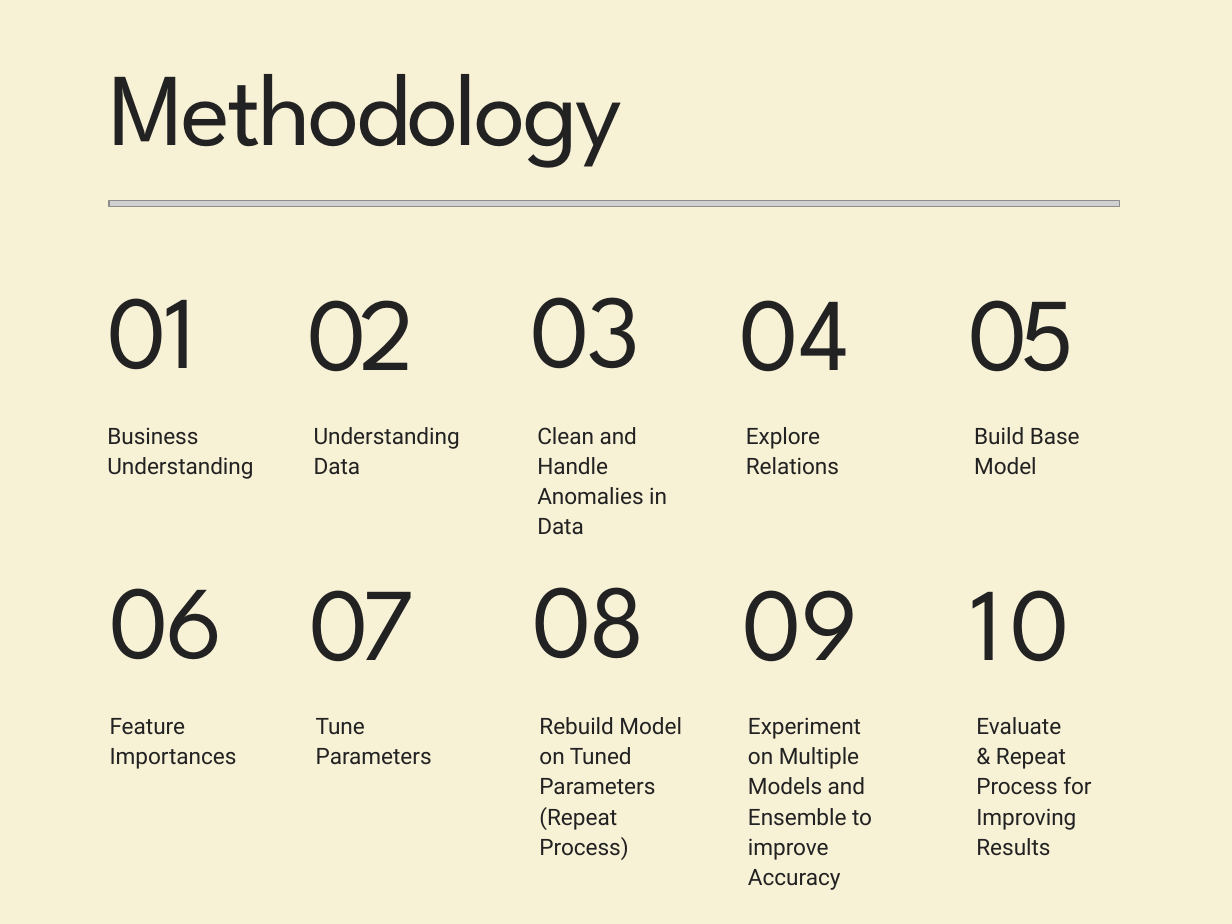
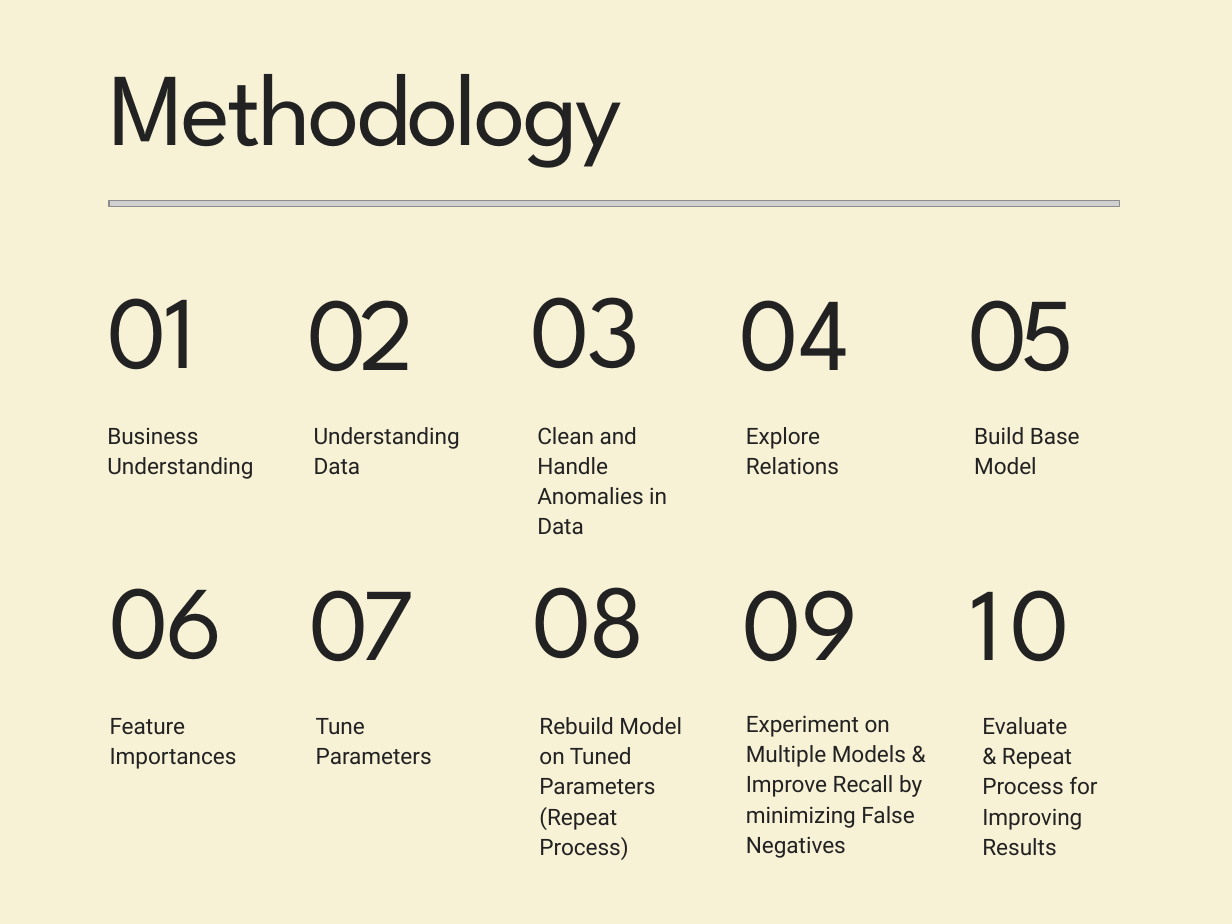
Before and after one commit to yqazw/GreatLearning-Capstone, a slide deck: slide 1 of Methodology.pptx. Drawn at 1232x924 pixels with LibreOffice and Linux fonts; fonts in the diff are those of the drawing; grey boxes stand for pictures. Boxes give left, top, right and bottom in pixels: in the first picture for what was removed or moved away, otherwise in the second. Text is boxed around its words. In the diff, an @@ line names an element or a change of style, - is before the commit and + after.

```diff
--- a/Methodology.pptx
+++ b/Methodology.pptx
@@ text at (x1=746, y1=715, x2=922, y2=858): text changed @@
-Experiment on Multiple Models and Ensemble to improve Accuracy
+Experiment on Multiple Models &
+Improve Recall by
+minimizing False Negatives
@@ text "Evaluate" moved from (x1=976, y1=717, x2=1091, y2=856) to (x1=982, y1=717, x2=1097, y2=856) @@
```
Also in this commit, not shown: 3 other files.
